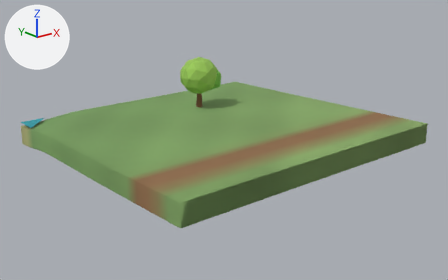
An edit to the glTF model client/public/models/chunks/3_-1.glb, drawn before and after from the same camera.
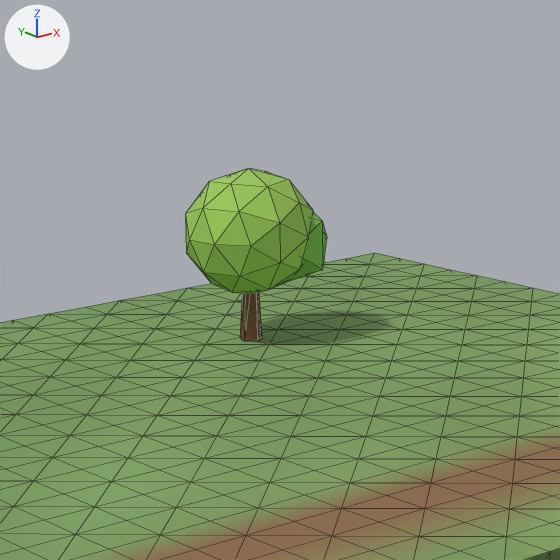
Each version is shown whole from a 50 mm lens placed at (66.87, -33.92, 17.93), pointed at (105.0, 13.74, -1.13), then close up on the part from 28% to 65% of the width and 3% to 61% of the height. Every picture has the same lights, and +X, +Y and +Z are marked at upper left. The last two pictures show the newer version. The close-ups show mesh edges as thin lines. Vertices at exactly the same position are counted once.

Objects in the first close-up: 'scenery', 'terrain'.
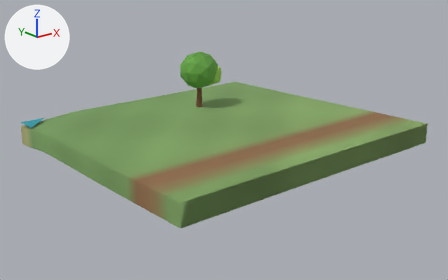
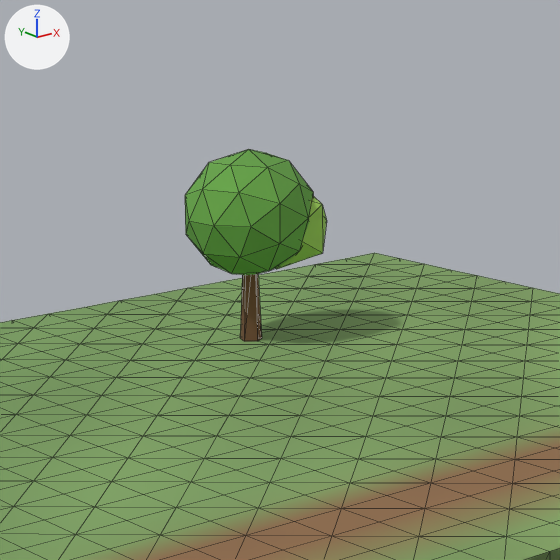
Pixel boxes [x1, y1, x2, y2] of what changed, in the close-ups (560 x 560 px; the box of a moved part takes in the faces that stretch with it):
'scenery', reshaped, recoloured (11% taller)
    before: [185, 168, 327, 341]
    after: [185, 149, 327, 341]
part 1 of me_scenery, moved or reshaped
    before: [185, 168, 313, 294]
    after: [185, 149, 313, 275]
part 2 of me_scenery, moved or reshaped
    before: [282, 212, 327, 284]
    after: [276, 196, 327, 269]
part 3 of me_scenery, moved or reshaped
    before: [240, 292, 262, 341]
    after: [240, 274, 262, 341]
part 4 of me_scenery, recoloured
    before: [185, 168, 327, 294]
    after: [185, 149, 327, 275]
part 5 of me_scenery, recoloured
    before: [241, 292, 258, 341]
    after: [240, 274, 258, 341]

What changed in the scene script:
```text
Change me_scenery:
    used by ob_scenery; location = (0.0, 0.0, 0.0)
    before: 3 (108.0, 21.8, 3.2), 5 (108.2, 21.9, 3.2), 7 (108.1, 22.2, 3.2), 9 (107.9, 22.2, 3.2), 11 (107.8, 21.9, 3.2)
    before: 13 (108.0, 22.0, 3.2)
    remove me_scenery.from_pydata(...)  # 69 vertices, 121 faces; spans x 90.0..110.7, y 19.9..30.0, z -0.2..6.0
    add me_scenery.from_pydata(...)  # 69 vertices, 121 faces; spans x 90.0..110.7, y 19.9..30.0, z -0.2..6.6
    me_scenery part 1: the loose piece of 42 vertices spanning x 105.7..110.3, y 19.9..24.1, z 1.8..6.0 is moved by (0.0, 0.0, 0.6)
    me_scenery part 2: the loose piece of 12 vertices spanning x 107.7..110.7, y 20.2..22.8, z 2.2..4.8 is moved by (0.0, 0.0, 0.5)
    me_scenery part 3
    add for i in [3, 5, 7, 9, 11, 13]: me_scenery.vertices[i].co += Vector((0.0, 0.0, 0.5))
    me_scenery part 4: 100 faces centred in x 105.8..110.2, y 20.0..24.0, z 2.1..5.8 are repainted in the vertex colours; the middle colour goes from green #98c458 to green #67a448
    me_scenery part 5: 18 faces centred in x 107.7..108.2, y 21.8..22.3, z 0.3..3.2 are repainted in the vertex colours; the middle colour goes from brown #7a5639 to brown #785439
```
